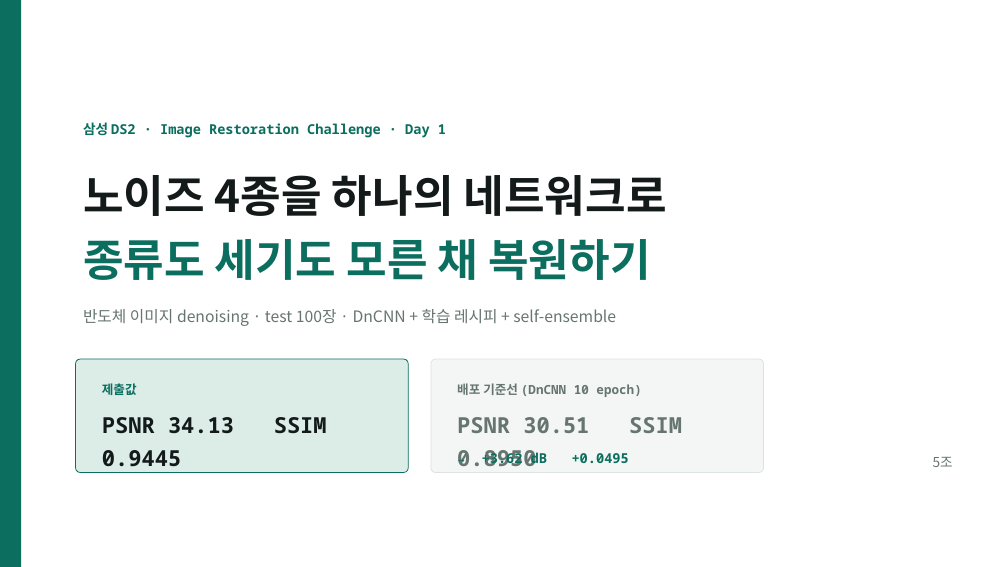
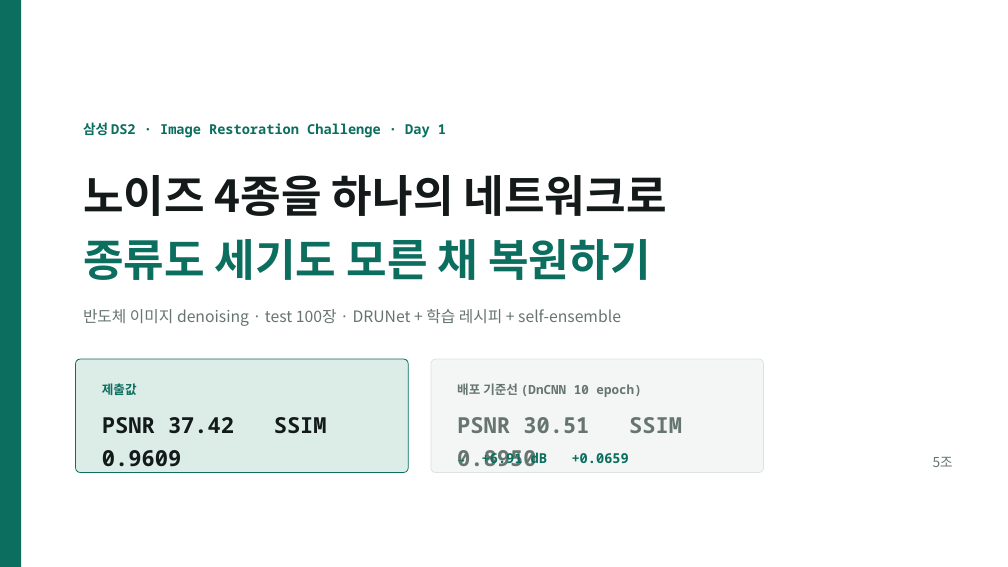
Before and after one commit to kithhooni-commits/ds-practice, a slide deck: slide 1 of 실습5/실습5_denoising_발표.pptx. Drawn at 1008x567 pixels with LibreOffice and Linux fonts; fonts in the diff are those of the drawing. Boxes give left, top, right and bottom in pixels: in the first picture for what was removed or moved away, otherwise in the second. Text is boxed around its words. In the diff, an @@ line names an element or a change of style, - is before the commit and + after.

```diff
--- a/실습5/실습5_denoising_발표.pptx
+++ b/실습5/실습5_denoising_발표.pptx
@@ text at [83,309,621,326]: text changed @@
-반도체 이미지 denoising · test 100장 · DnCNN + 학습 레시피 + self-ensemble
+반도체 이미지 denoising · test 100장 · DRUNet + 학습 레시피 + self-ensemble
@@ text at [102,417,234,467]: text changed @@
-PSNR 34.13 SSIM 0.9445
+PSNR 37.42 SSIM 0.9609
@@ text at [482,450,629,468]: text changed @@
-→ +3.62 dB +0.0495
+→ +6.91 dB +0.0659
```
Also in this commit, not shown: 11 other slides changed, 8 other files.
